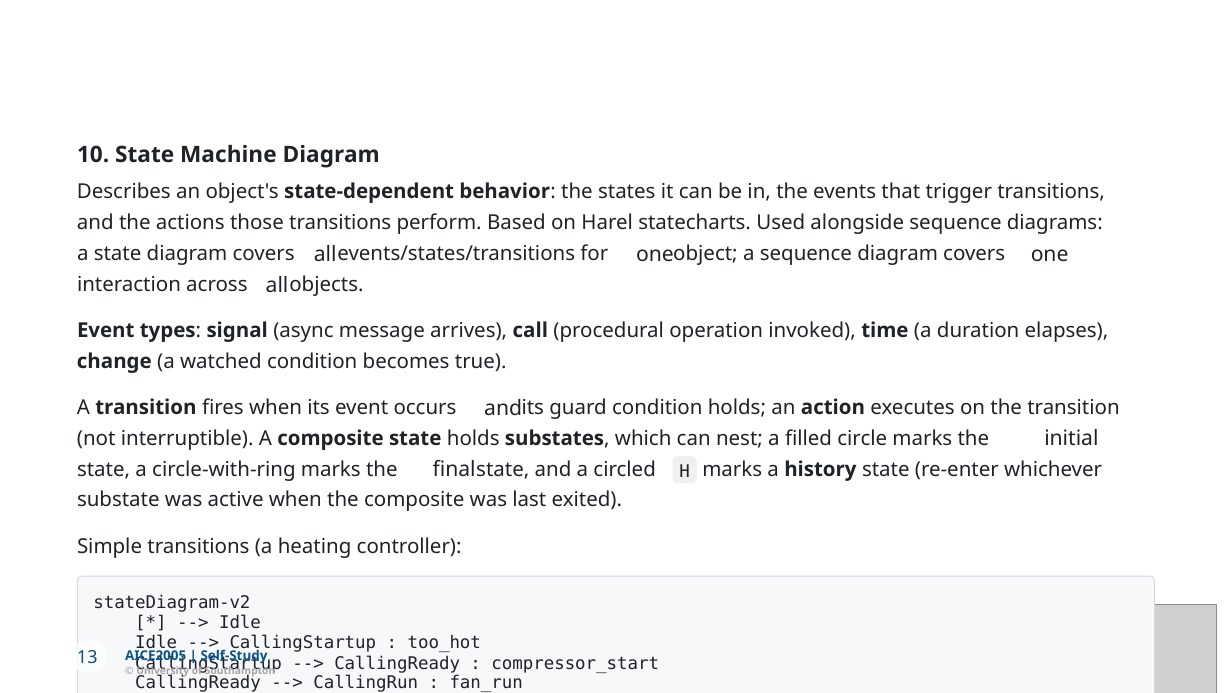
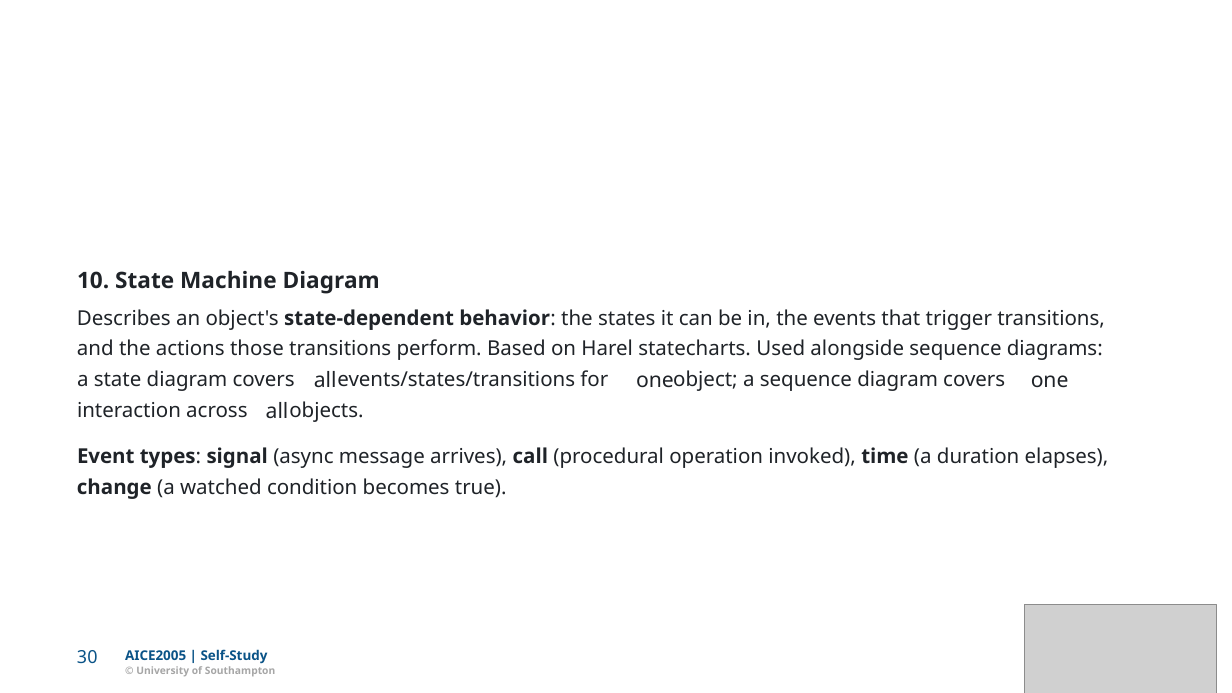
Before and after one commit to Dr-AlHashimy/Module_AICE2005_2627, a slide deck: slide 30 of html/COMP-_L7.1_lecture_self.pptx (slide 13 before the commit). Drawn at 1232x693 pixels with LibreOffice and Linux fonts; fonts in the diff are those of the drawing; grey boxes stand for pictures. Boxes give left, top, right and bottom in pixels: in the first picture for what was removed or moved away, otherwise in the second. Text is boxed around its words. In the diff, an @@ line names an element or a change of style, - is before the commit and + after.

```diff
--- a/html/COMP-_L7.1_lecture_self.pptx
+++ b/html/COMP-_L7.1_lecture_self.pptx
@@ text "all": place and size @@
-text "all" at <box>266,276,289,292</box>
+text "all" at <box>314,371,337,387</box>
@@ text removed at <box>77,398,457,415</box> @@
-A transition ﬁres when its event occurs
@@ text "all": place and size @@
-text "all" at <box>314,245,337,261</box>
+text "all" at <box>266,402,289,418</box>
@@ text removed at <box>484,399,522,415</box> @@
-and
@@ text removed at <box>522,398,1119,419</box> @@
-its guard condition holds; an action executes on the transition
@@ text removed at <box>77,429,990,450</box> @@
-(not interruptible). A composite state holds substates, which can nest; a ﬁlled circle marks the
@@ text removed at <box>1044,429,1098,445</box> @@
-initial
@@ 12 texts: place and size @@
-12 texts at <box>77,145,1109,373</box>
+12 texts at <box>77,271,1109,499</box>
@@ text removed at <box>77,460,398,481</box> @@
-state, a circle-with-ring marks the
@@ text removed at <box>433,460,476,476</box> @@
-ﬁnal
@@ text removed at <box>476,460,655,479</box> @@
-state, and a circled
@@ freeform shape removed at <box>673,457,697,483</box> @@
@@ text removed at <box>679,464,690,477</box> @@
-H
@@ text removed at <box>702,460,1102,481</box> @@
-marks a history state (re-enter whichever
@@ text removed at <box>77,490,622,511</box> @@
-substate was active when the composite was last exited).
@@ text removed at <box>77,537,462,558</box> @@
-Simple transitions (a heating controller):
@@ freeform shape removed at <box>78,576,1155,693</box> @@
@@ freeform shape removed at <box>78,576,1155,693</box> @@
@@ text removed at <box>93,594,250,612</box> @@
-stateDiagram-v2
@@ text removed at <box>219,615,261,629</box> @@
-[*] --> Idle
@@ text at <box>77,650,98,663</box>: text changed @@
-13
+30
@@ text removed at <box>135,635,481,653</box> @@
-Idle --> CallingStartup : too_hot
@@ text removed at <box>334,655,659,673</box> @@
-CallingStartup --> CallingReady : compressor_start
@@ text removed at <box>135,674,523,692</box> @@
-CallingReady --> CallingRun : fan_run
```
Also in this commit, not shown: 14 other slides changed, 26 slides added, 17 other files.
